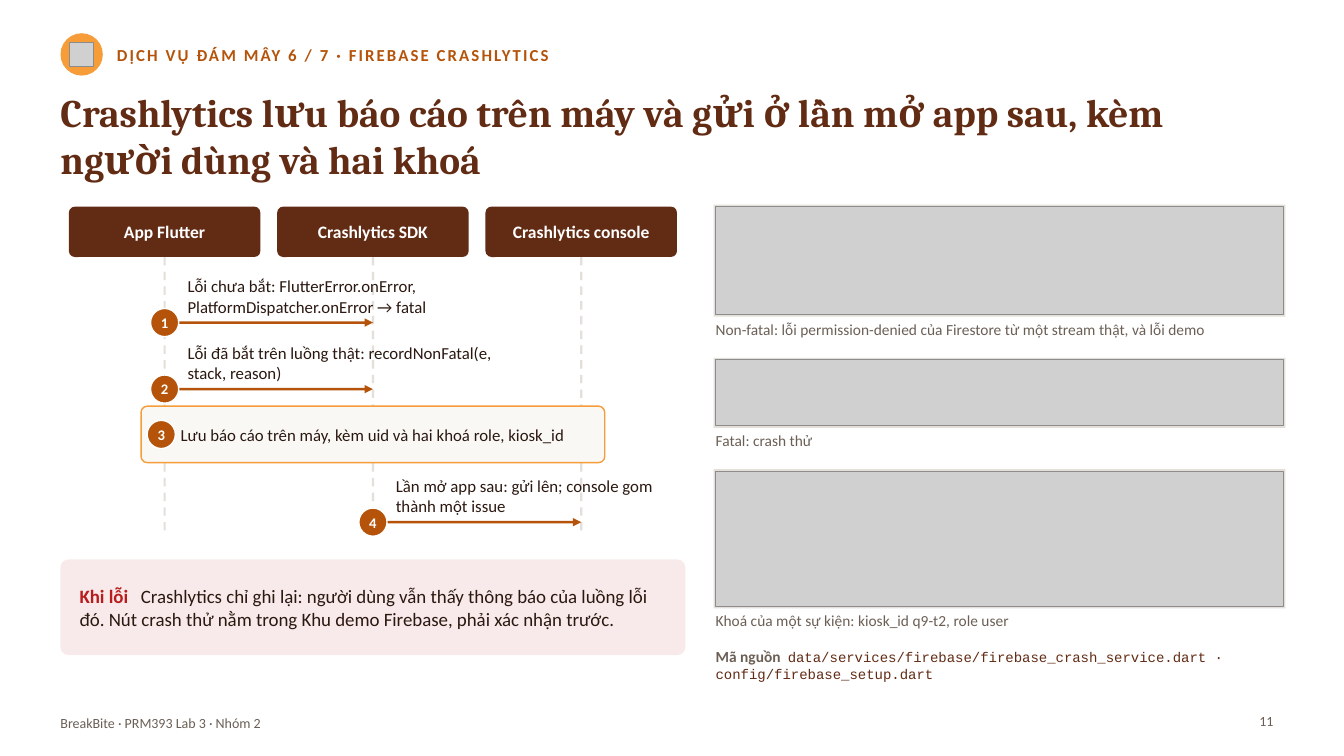
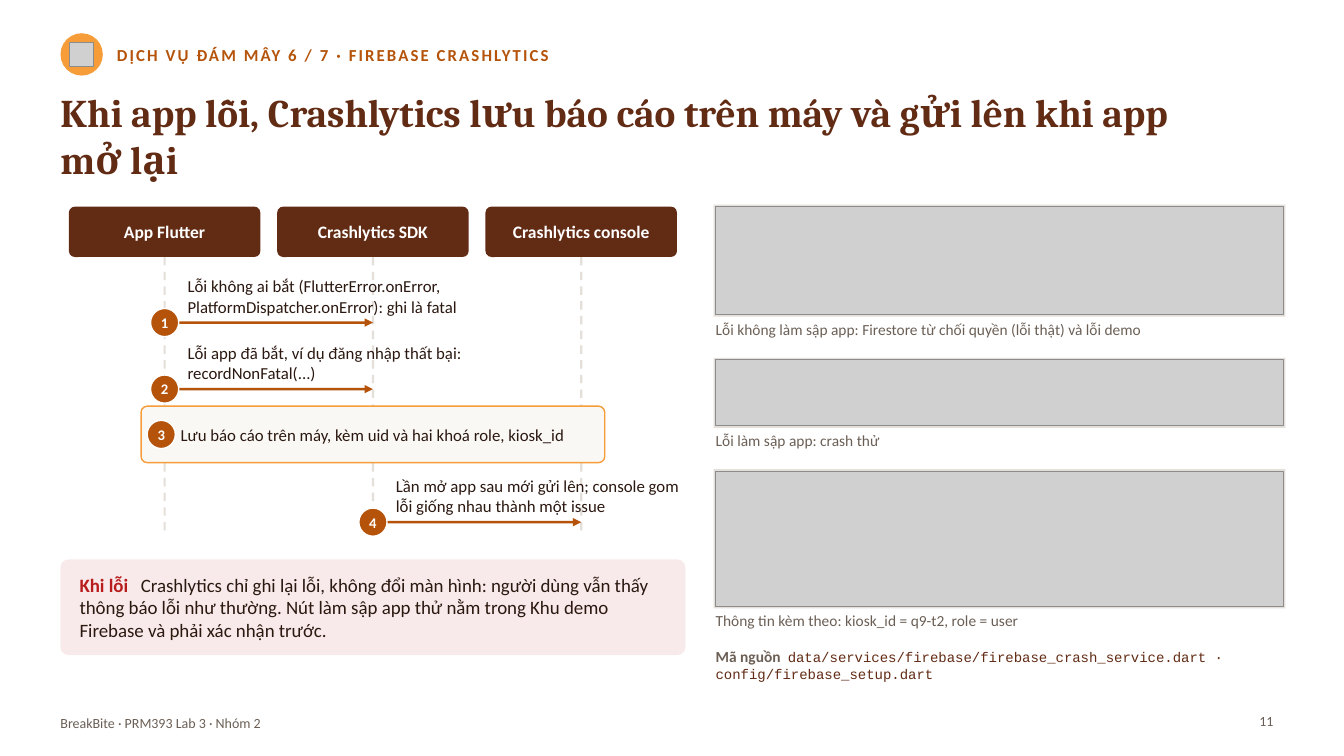
Before and after one commit to baonv0817/PRM393_Lab03_Group2, a slide deck: slide 11 of slides/Lab03_SE193905_slides.pptx. Drawn at 1344x756 pixels with LibreOffice and Linux fonts; fonts in the diff are those of the drawing; grey boxes stand for pictures. Boxes give left, top, right and bottom in pixels: in the first picture for what was removed or moved away, otherwise in the second. Text is boxed around its words. In the diff, an @@ line names an element or a change of style, - is before the commit and + after.

```diff
--- a/slides/Lab03_SE193905_slides.pptx
+++ b/slides/Lab03_SE193905_slides.pptx
@@ text at (x1=60, y1=99, x2=1167, y2=136): text changed @@
-Crashlytics lưu báo cáo trên máy và gửi ở lần mở app sau, kèm người dùng và hai khoá
+Khi app lỗi, Crashlytics lưu báo cáo trên máy và gửi lên khi app mở lại
@@ text at (x1=188, y1=279, x2=457, y2=316): text changed @@
-Lỗi chưa bắt: FlutterError.onError, PlatformDispatcher.onError → fatal
+Lỗi không ai bắt (FlutterError.onError, PlatformDispatcher.onError): ghi là fatal
@@ text at (x1=716, y1=322, x2=1141, y2=338): text changed @@
-Non-fatal: lỗi permission-denied của Firestore từ một stream thật, và lỗi demo
+Lỗi không làm sập app: Firestore từ chối quyền (lỗi thật) và lỗi demo
@@ text at (x1=188, y1=345, x2=461, y2=381): text changed @@
-Lỗi đã bắt trên luồng thật: recordNonFatal(e, stack, reason)
+Lỗi app đã bắt, ví dụ đăng nhập thất bại: recordNonFatal(...)
@@ text at (x1=716, y1=433, x2=880, y2=449): text changed @@
-Fatal: crash thử
+Lỗi làm sập app: crash thử
@@ text at (x1=396, y1=479, x2=679, y2=515): text changed @@
-Lần mở app sau: gửi lên; console gom thành một issue
+Lần mở app sau mới gửi lên; console gom lỗi giống nhau thành một issue
@@ text in rounded rectangle at (x1=80, y1=576, x2=648, y2=640): text changed @@
-Khi lỗi Crashlytics chỉ ghi lại: người dùng vẫn thấy thông báo của luồng lỗi đó. Nút crash thử nằm trong Khu demo Firebase, phải xác nhận trước.
+Khi lỗi Crashlytics chỉ ghi lại lỗi, không đổi màn hình: người dùng vẫn thấy thông báo lỗi như thường. Nút làm sập app thử nằm trong Khu demo Firebase và phải xác nhận trước.
@@ text at (x1=716, y1=615, x2=1018, y2=629): text changed @@
-Khoá của một sự kiện: kiosk_id q9-t2, role user
+Thông tin kèm theo: kiosk_id = q9-t2, role = user
```
Also in this commit, not shown: 14 other slides changed, 2 other files.
